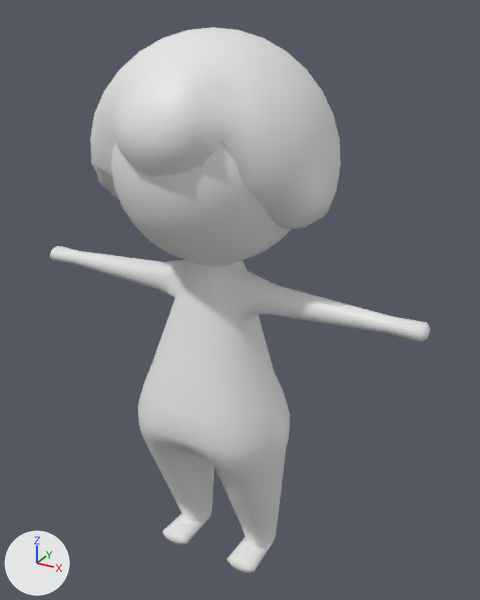
Before and after pictures for a commit that changed the Blender file Assets/models/npc/npc1.blend.
The view is the same before and after, from a 50 mm lens placed at (3.34, -5.44, 4.21), pointed at (0.15, 0.36, 1.31). The lights are fixed; the arrows at lower left show +X, +Y and +Z.

Before the edit, the objects in view are built like this:
```python
me_cube = bpy.data.meshes.new('Cube')
me_cube.from_pydata(...)  # 482 vertices, 512 faces; spans x -1.21..1.21, y -1.02..1.33, z 1.66..4.05
me_cube.polygons.foreach_set('use_smooth', [True] * 512)
me_cylinder = bpy.data.meshes.new('Cylinder')
me_cylinder.from_pydata(...)  # 1388 vertices, 1428 faces; spans x -2.24..2.24, y -0.88..1.12, z -1.92..3.84
me_cylinder.polygons.foreach_set('use_smooth', [True] * 1428)
ob_cube = bpy.data.objects.new('Cube', me_cube)
ob_cube.location = (0.0, 0.0, 0.0)
ob_cylinder = bpy.data.objects.new('Cylinder', me_cylinder)
ob_cylinder.location = (0.0, 0.0, 0.0)
```
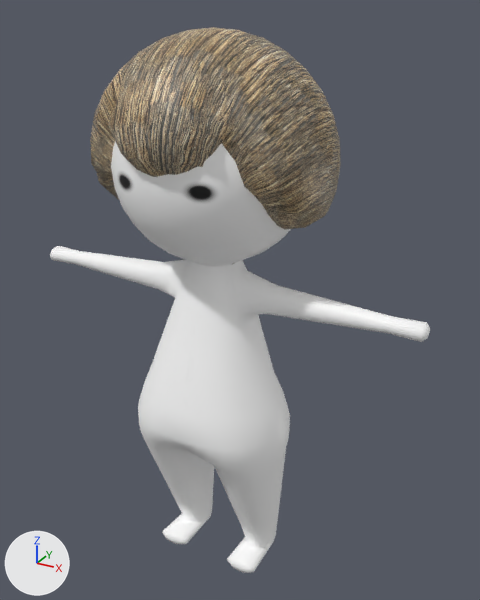
The change, as a list of edits to the scene's bpy script:
```text
Add img_black_eyes_tex_png:
    img_black_eyes_tex_png = load_image('Black_Eyes_Tex.png', 'Materials/Black_Eyes_Tex.png', 1024, 1024, 'sRGB')
Add img_thatch_roof_diffuse_jpg:
    img_thatch_roof_diffuse_jpg = load_image('thatch_roof_diffuse.jpg', '../../textures/thatch_roof_diffuse.jpg', 1000, 1000, 'sRGB')
Add mat_black_eyes_tex_png:
    mat_black_eyes_tex_png = principled_material('Black_Eyes_Tex.png')
    mat_black_eyes_tex_png.texture = img_black_eyes_tex_png
Add mat_thatch_roof_diffuse_jpg:
    mat_thatch_roof_diffuse_jpg = principled_material('thatch_roof_diffuse.jpg')
    mat_thatch_roof_diffuse_jpg.texture = img_thatch_roof_diffuse_jpg
Change me_cube:
    where me_cube.from_pydata(...)  # 482 vertices, 512 faces; spans x -1.21..1.21, y -1.02..1.33, z 1.66..4.05
    used by ob_cube; location = (0.0, 0.0, 0.0)
    me_cube part 1: texture (UV) coordinates changed
    add me_cube.materials.append(mat_thatch_roof_diffuse_jpg)  # picture img_thatch_roof_diffuse_jpg
Change me_cylinder:
    where me_cylinder.from_pydata(...)  # 1388 vertices, 1428 faces; spans x -2.24..2.24, y -0.88..1.12, z -1.92..3.84
    add me_cylinder.materials.append(mat_black_eyes_tex_png)  # picture img_black_eyes_tex_png
```

Where the change shows, as pixel boxes (x1, y1, x2, y2) in the pictures (480 x 600 px):
'Cylinder', recoloured (grey to white): (50, 141, 430, 573) in both
'Cube', recoloured, surface changed (white to brown): (90, 27, 341, 264) in both
